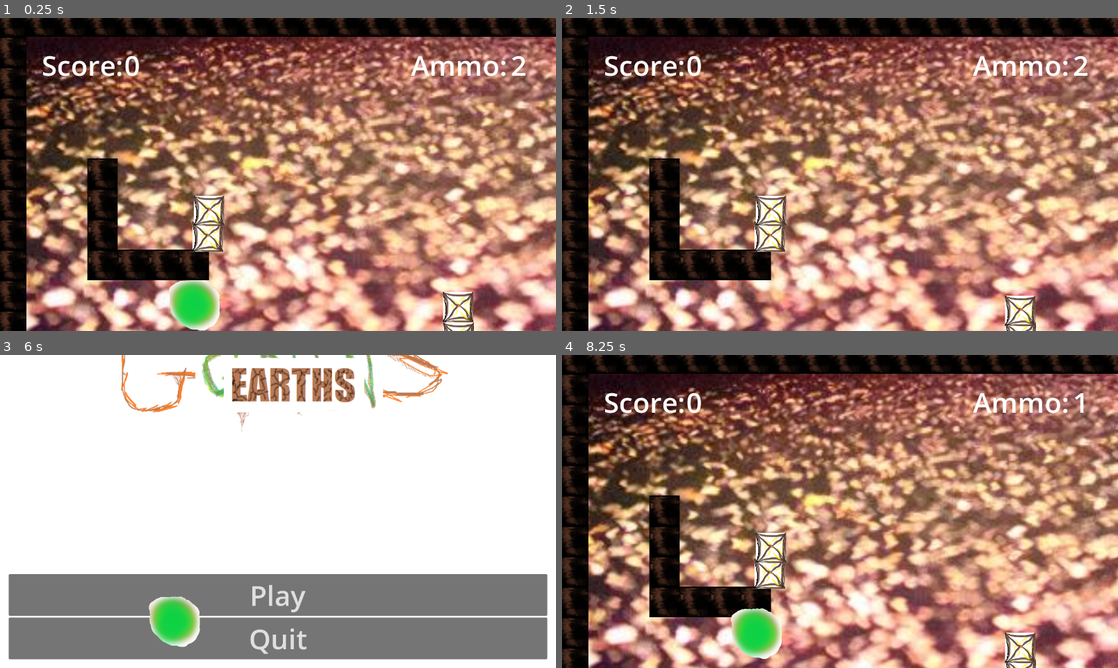
Above: before the commit, frames 1-4 (two rows, left to right).
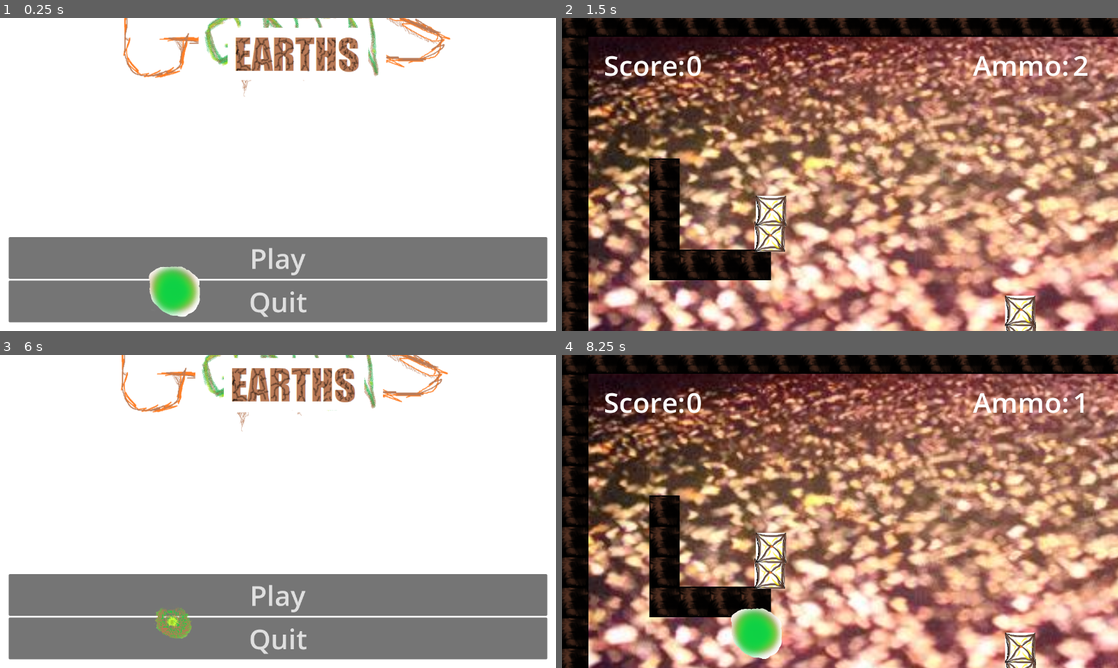
Above: after the commit, the same moments.

Repository: bsu-cs315/P1-Weaver
Game: Godot game, scene res://src/scenes/menu.tscn
The game is run twice, just before and just after one commit, with the same random seed, the same clock (stepped at 60 frames per second) and the same inputs. Before the commit the project starts from res://src/scenes/level.tscn.
Inputs (mouse positions are in pixels of both pictures, inside the frame that each line leads up to):
- Up to frame 1 (0.25 s): no input
- Up to frame 2 (1.5 s): click (840, 259) at 0.5 s, where only the run after the commit has a clickable "Play"; move the mouse to (962, 158) at 1.27 s; press the mouse at (962, 158) at 1.28 s
- Up to frame 3 (6 s): tap Enter at 2, 5 s; move the mouse to (166, 527) at 2.02 s; release the mouse at (166, 527) at 2.03 s; tap R (new_ball) at 2.1, 3.6, 5.1 s; move the mouse to (333, 442) at 2.77 s; press the mouse at (333, 442) at 2.78 s; tap Space at 3.5 s; move the mouse to (250, 574) at 3.52 s; release the mouse at (250, 574) at 3.53 s; move the mouse to (444, 558) at 4.27 s; press the mouse at (444, 558) at 4.28 s; move the mouse to (111, 464) at 5.02 s; release the mouse at (111, 464) at 5.03 s; click "Menu" at 5.75 s
- Up to frame 4 (8.25 s): click "Play" at 6.5 s; move the mouse to (867, 511) at 7.27 s; press the mouse at (867, 511) at 7.28 s; tap Space at 8 s; move the mouse to (756, 433) at 8.02 s; release the mouse at (756, 433) at 8.03 s; tap R (new_ball) at 8.1 s

The runs differ from the first frame. In frame 1, 99% of the frame differs, in the area x 0-100%, y 0-100%; in frame 2, less than 0.1%; in frame 3, 1.2%; in frame 4, nothing differs.

Commit message:
Fix starting scene

Diff:
--- a/project/project.godot
+++ b/project/project.godot
@@ -11,7 +11,7 @@
 [application]
 
 config/name="Cs315Project1Iteration1KcWeaver"
-run/main_scene="res://src/scenes/Level.tscn"
+run/main_scene="res://src/scenes/menu.tscn"
 config/features=PackedStringArray("4.1", "Forward Plus")
 
 [display]
